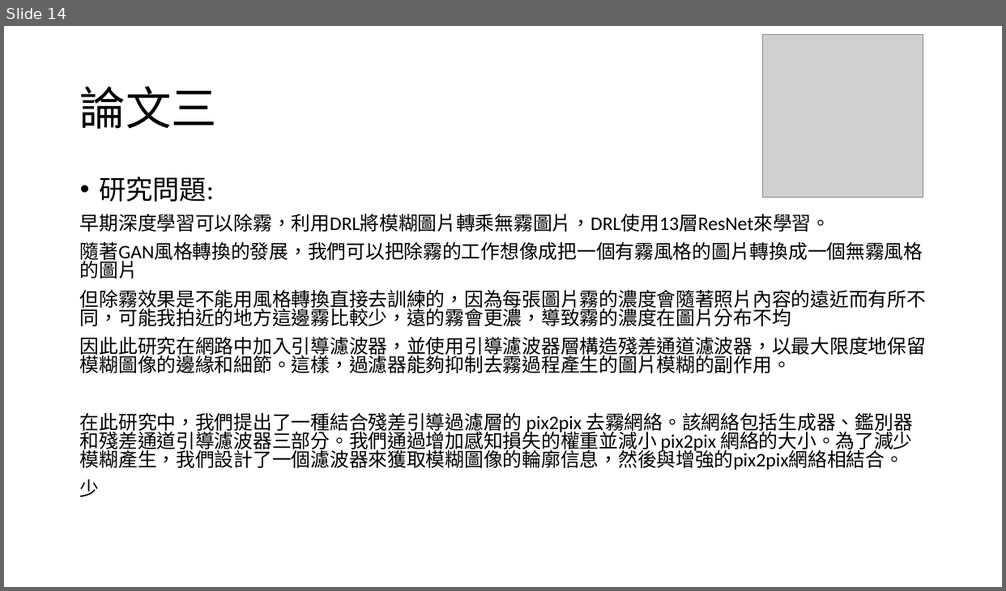
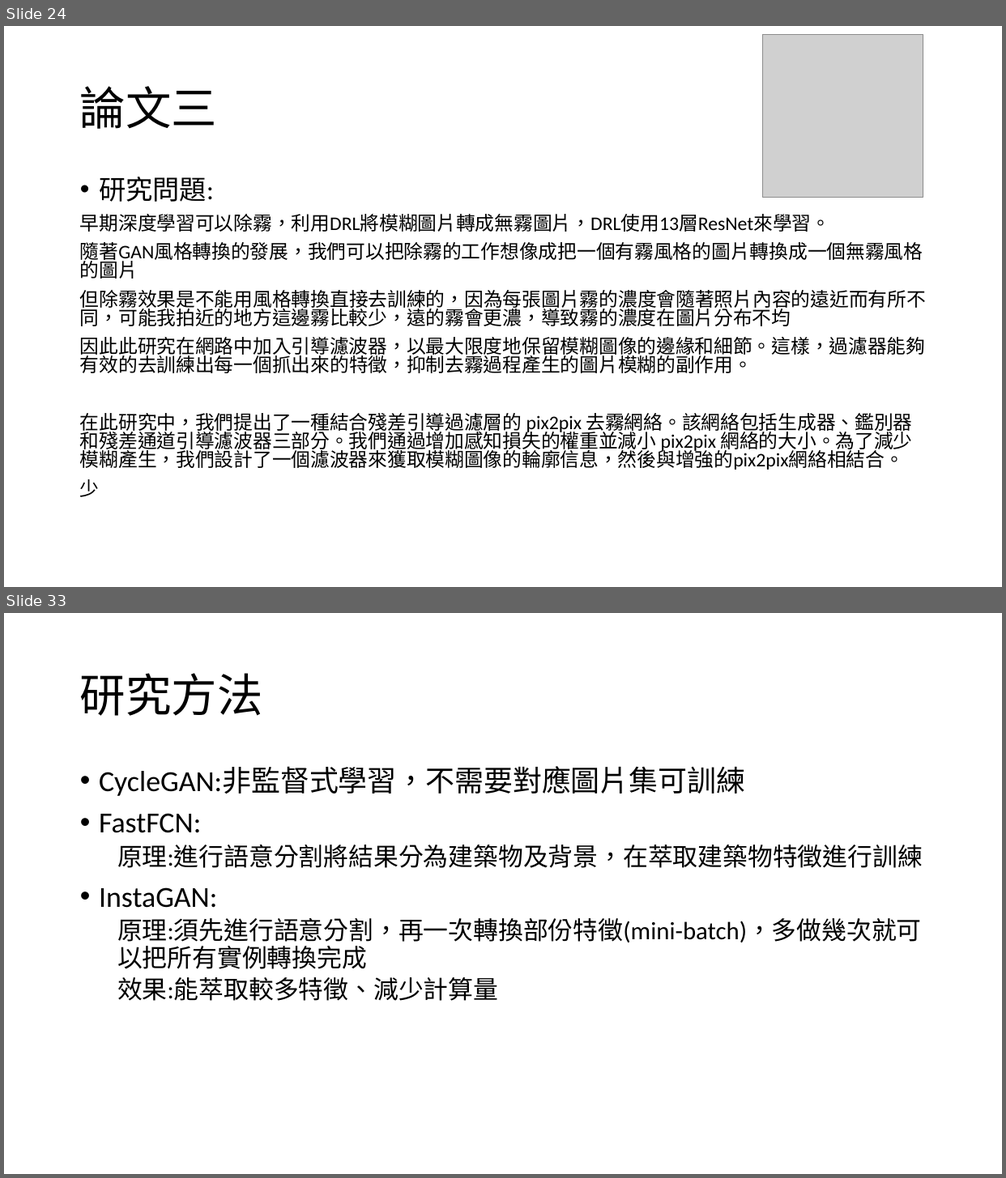
Before and after one commit to 10994015/paper, a slide deck: 論文/論文寫作.pptx. Shown one above the other, each under a label of ours: slide 14 before the commit, slides 24 and 33 after it; the slides between them are not shown. The pictures are 1006x591 and 1006x1178 pixels, drawn with LibreOffice and Linux fonts; fonts in the diff are those of the drawing; grey boxes stand for pictures. Boxes give left, top, right and bottom in pixels: in the first picture for what was removed or moved away, otherwise in the second. Text is boxed around its words. In the diff, an @@ line names an element or a change of style, - is before the commit and + after.

```diff
--- a/論文/論文寫作.pptx
+++ b/論文/論文寫作.pptx
@@ slide 33 added at [4, 613, 1002, 1174], background #FFFFFF @@
@@ title added at [80, 673, 263, 716], 44 pt, text #000000 @@
+研究方法
@@ text added at [99, 767, 923, 1001], 24 pt, text #000000 @@
+• CycleGAN:非監督式學習，不需要對應圖片集可訓練
+• FastFCN:
+  原理:進行語意分割將結果分為建築物及背景，在萃取建築物特徵進行訓練
+• InstaGAN:
+  原理:須先進行語意分割，再一次轉換部份特徵(mini-batch)，多做幾次就可以把所有實例轉換完成
+  效果:能萃取較多特徵、減少計算量
@@ what was slide 14 is now slide 24 @@
@@ slide 24 changed as well @@
@@ text at [80, 214, 830, 232]: text changed @@
-早期深度學習可以除霧，利用DRL將模糊圖片轉乘無霧圖片，DRL使用13層ResNet來學習。
+早期深度學習可以除霧，利用DRL將模糊圖片轉成無霧圖片，DRL使用13層ResNet來學習。
@@ text at [80, 337, 926, 373]: text changed @@
-因此此研究在網路中加入引導濾波器，並使用引導濾波器層構造殘差通道濾波器，以最大限度地保留模糊圖像的邊緣和細節。這樣，過濾器能夠抑制去霧過程產生的圖片模糊的副作用。
+因此此研究在網路中加入引導濾波器，以最大限度地保留模糊圖像的邊緣和細節。這樣，過濾器能夠有效的去訓練出每一個抓出來的特徵，抑制去霧過程產生的圖片模糊的副作用。
```
Also in this commit, not shown: 2 other slides changed, 34 other slides added, 1 other file.
